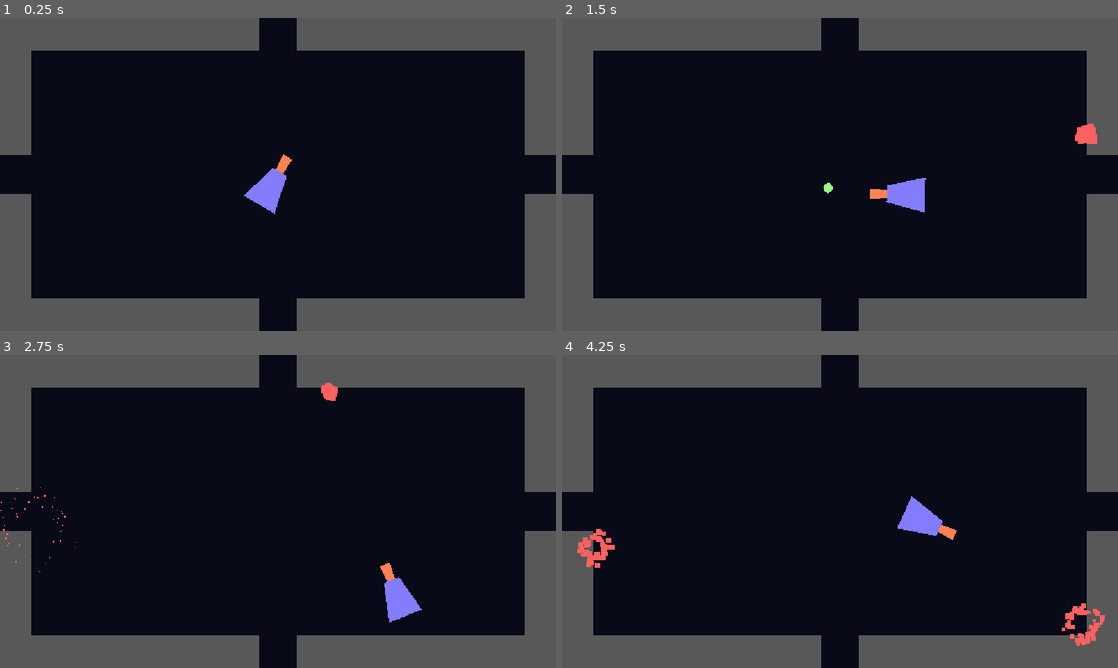
Above: before the commit, frames 1-4 (two rows, left to right).
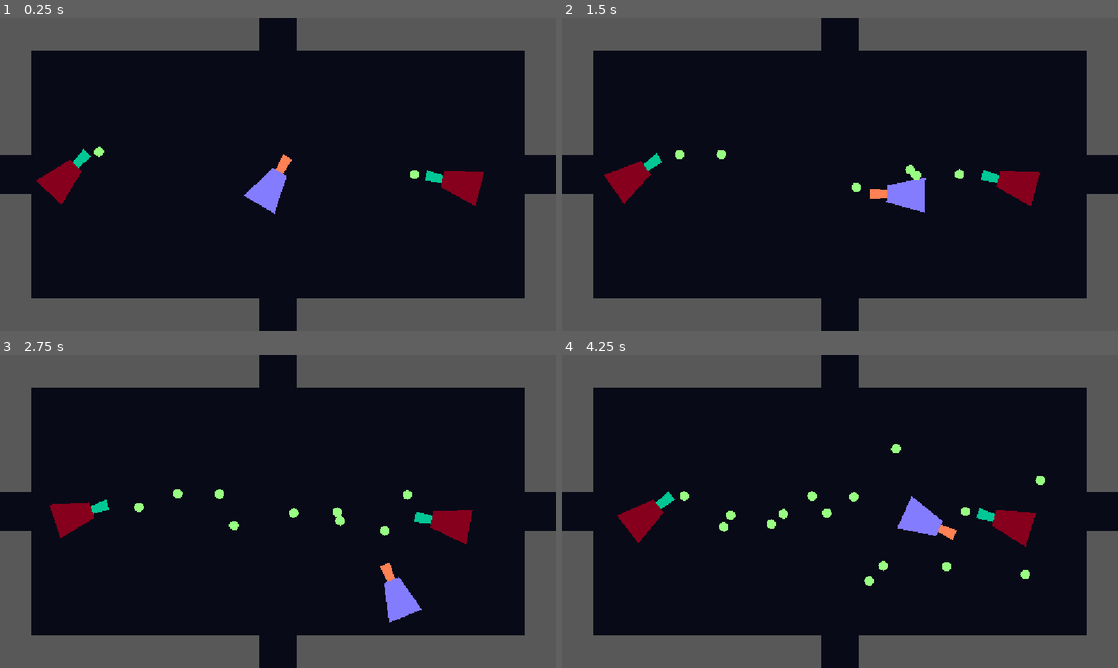
Above: after the commit, the same moments.

Repository: juansfierro/valentine-game-jam
Game: Godot game, scene res://scenes/game.tscn
The game is run twice, just before and just after one commit, with the same random seed, the same clock (stepped at 60 frames per second) and the same inputs.
Inputs (mouse positions are in pixels of both pictures, inside the frame that each line leads up to):
- Up to frame 1 (0.25 s): no input
- Up to frame 2 (1.5 s): move the mouse to (962, 158) at 0.52 s; hold D (right) 0.53-1.28 s; tap Space (shoot) at 0.6, 1.35 s; move the mouse to (728, 190) at 1.27 s; hold S (down) from 1.28 s (still down)
- Up to frame 3 (2.75 s): move the mouse to (333, 442) at 2.02 s; release S (down) at 2.03 s; hold D (right) from 2.03 s (still down); tap Space (shoot) at 2.1 s
- Up to frame 4 (4.25 s): move the mouse to (812, 574) at 2.77 s; release D (right) at 2.78 s; hold W (up) 2.78-3.53 s; tap Space (shoot) at 2.85, 3.6 s; move the mouse to (1006, 558) at 3.52 s; hold A (left) from 3.53 s (still down)

The runs differ from the first frame. In frame 1, 1.4% of the frame differs, in the area x 6-87%, y 41-60%; in frame 2, 1.8%; in frame 3, 1.9%; in frame 4, 2.7%, in the area x 2-98%, y 28-93%.

Commit message:
Changes to bullet class and enemy class. New Bugs: enemies get hit by their own bullets, problems with player tracking, enemies continue to shoot at the player after they have left the room (although maybe add functionality to room script so that it counts every enemy in the room and only activates the doors once every enemy has been killed.).

Diff:
--- a/project.godot
+++ b/project.godot
@@ -32,6 +32,7 @@
 enemies=""
 player=""
 alive="Entities with the \"health\" parameter"
+bullets=""
 
 [input]
 
--- a/scenes/bullet.tscn
+++ b/scenes/bullet.tscn
@@ -5,8 +5,9 @@
 [sub_resource type="CircleShape2D" id="CircleShape2D_0q07k"]
 radius = 10.0499
 
-[node name="Bullet" type="Area2D" unique_id=1282777845]
+[node name="Bullet" type="Area2D" unique_id=1282777845 groups=["bullets"]]
 script = ExtResource("1_r20t4")
+speed = 100
 
 [node name="CollisionShape2D" type="CollisionShape2D" parent="." unique_id=1316193860]
 shape = SubResource("CircleShape2D_0q07k")
@@ -18,7 +19,6 @@
 [node name="Timer" type="Timer" parent="." unique_id=1575749964]
 wait_time = 2.5
 one_shot = true
-autostart = true
 
 [connection signal="body_entered" from="." to="." method="_on_body_entered"]
 [connection signal="timeout" from="Timer" to="." method="_on_timer_timeout"]
--- a/scenes/enemy.tscn
+++ b/scenes/enemy.tscn
@@ -1,21 +1,38 @@
 [gd_scene format=3 uid="uid://d4ahy8qay06oi"]
 
 [ext_resource type="Script" uid="uid://dn7kyh4d487a3" path="res://scripts/enemy.gd" id="1_aonwj"]
+[ext_resource type="PackedScene" uid="uid://ctxhoyoq7noph" path="res://scenes/bullet.tscn" id="2_md0e3"]
 
-[sub_resource type="CircleShape2D" id="CircleShape2D_iluol"]
-radius = 11.0
+[sub_resource type="CapsuleShape2D" id="CapsuleShape2D_md0e3"]
+radius = 23.0
+height = 74.0
 
 [node name="Enemy" type="CharacterBody2D" unique_id=2112688769 groups=["alive", "enemies"]]
 script = ExtResource("1_aonwj")
+bullet_scene = ExtResource("2_md0e3")
+min_distance_from_player = 50.0
+max_distance_from_player = 200.0
+max_health = 100
+speed = 10
 
-[node name="Polygon2D" type="Polygon2D" parent="." unique_id=1341820869]
-position = Vector2(-3, 1)
-color = Color(1, 0.38, 0.38, 1)
-polygon = PackedVector2Array(-8, -22, -8, 18, 22, 0)
+[node name="shoot_timer" type="Timer" parent="." unique_id=501758705 groups=["bullets"]]
 
-[node name="CollisionShape2D" type="CollisionShape2D" parent="." unique_id=710838061]
-shape = SubResource("CircleShape2D_iluol")
+[node name="Polygon2D2" type="Polygon2D" parent="." unique_id=408790800]
+position = Vector2(-21, 4)
+color = Color(1.2513996e-06, 0.78606594, 0.5871862, 1)
+polygon = PackedVector2Array(10, -9, 88, -16, 88, 6, 10, 1)
 
-[node name="shoot_timer" type="Timer" parent="." unique_id=501758705]
+[node name="Polygon2D3" type="Polygon2D" parent="." unique_id=1191519395]
+position = Vector2(-49, 0)
+color = Color(0.5286644, 0, 0.122240506, 1)
+polygon = PackedVector2Array(1, -38, 1, 35, 81, 17, 81, -17)
+
+[node name="CollisionShape2D2" type="CollisionShape2D" parent="." unique_id=116788034]
+position = Vector2(-10, 0)
+rotation = 1.5708
+shape = SubResource("CapsuleShape2D_md0e3")
+
+[node name="ShootyPart" type="Node2D" parent="." unique_id=882404581]
+position = Vector2(72, 0)
 
 [connection signal="timeout" from="shoot_timer" to="." method="_on_shoot_timer_timeout"]
--- a/scenes/room.tscn
+++ b/scenes/room.tscn
@@ -2,6 +2,7 @@
 
 [ext_resource type="PackedScene" uid="uid://f43dpnooicpm" path="res://scenes/door.tscn" id="1_36trf"]
 [ext_resource type="Script" uid="uid://dg2vt5tbq5qk3" path="res://scripts/room.gd" id="1_ffxv4"]
+[ext_resource type="PackedScene" uid="uid://d4ahy8qay06oi" path="res://scenes/enemy.tscn" id="3_85yof"]
 
 [sub_resource type="RectangleShape2D" id="RectangleShape2D_f1tnb"]
 size = Vector2(1024, 512)
@@ -154,6 +155,12 @@
 position = Vector2(20, 0)
 shape = SubResource("RectangleShape2D_jxe34")
 
+[node name="Enemy" parent="." unique_id=2112688769 instance=ExtResource("3_85yof")]
+position = Vector2(950, 337)
+
+[node name="Enemy2" parent="." unique_id=2119784575 instance=ExtResource("3_85yof")]
+position = Vector2(133, 324)
+
 [connection signal="body_entered" from="player_detector" to="." method="_on_player_detector_body_entered"]
 
 [editable path="door_top"]
--- a/scripts/alive_class.gd
+++ b/scripts/alive_class.gd
@@ -4,14 +4,12 @@
 
 @export var max_health: int
 @export var speed: int
-@export var damage: int
 
 var current_health: int
 
-func _init(health: int = 100, spd: int = 50, dmg: int = 10) -> void:
+func _init(health: int = 100, spd: int = 50) -> void:
 	max_health = health
 	speed = spd
-	damage = dmg
 
 func _ready() -> void:
 	current_health = max_health
--- a/scripts/bullet.gd
+++ b/scripts/bullet.gd
@@ -4,31 +4,49 @@
 
 @export var damage: int
 @export var speed: int
+@export var pierce_count: int = 0 #How many enemies can one bullet go through, default none
+@export var lifetime: float = 4.0 #Seconds before the bullet is automatically unloaded
 
 var direction: Vector2
+var pierced_bodies: Array = [] #Tracks how many enemies have been pierced.
 var explosion_scene = preload("res://scenes/explosion.tscn")
 
-func _init(dmg: int = 100, spd: int = 10):
-	damage = dmg
-	speed = spd
+func _ready() -> void:
+	#Remember to add each new bullet to the bullet group.
+	var timer = Timer.new()
+	timer.one_shot = true
+	timer.wait_time = lifetime
+	timer.start()
 
-func _physics_process(_delta: float) -> void:
-	global_position += direction * speed
+func _physics_process(delta: float) -> void:
+	global_position += direction * speed * delta
 
 func _on_body_entered(body: Node2D) -> void:
+	if body in pierced_bodies:
+		return
+	if body.is_in_group("alive"):
+		on_hit_target(body)
+		pierced_bodies.append(body)
+
+		if pierced_bodies.size() > pierce_count:
+			on_destroyed()
+			queue_free()
+
+func on_hit_target(body: Node2D) -> void:
+	body.take_damage(damage)
+
+func on_destroyed() -> void:
+	#This function can be overrided to add custom destruction effects per enemy subclass.
 	explode()
-	queue_free()
-	if body.is_in_group("alive"):
-		body.take_damage(100)
 
 func explode() -> void:
 	var explosion = explosion_scene.instantiate()
 	explosion.global_position = global_position
 	explosion.emitting = true
 	explosion.lifetime = randf_range(0.5, 0.7)
-
-	$/root/Game.add_child(explosion)
+	get_tree().root.get_node("Game").add_child(explosion)
 
 func _on_timer_timeout() -> void:
+	on_destroyed()
+	queue_free()
 	print("Removed bullet")
-	queue_free()
--- a/scripts/enemy.gd
+++ b/scripts/enemy.gd
@@ -3,9 +3,11 @@
 class_name Enemy
 
 @export var bullet_scene: PackedScene #Assign Bullet Scene in inspector
-@export var shoot_interval: float #For shooting enemies, seconds between each shot fired
+@export var shoot_interval: float = 1.0 #For shooting enemies, seconds between each shot fired
 @export var min_distance_from_player: float #Minimum distance to keep from the Player
 @export var max_distance_from_player: float #Maximum distance to keep from the Player
+
+@onready var shooty_part = $ShootyPart
 
 var player: Node2D = null
 var is_awake: bool = false # Enemies are asleep by default
@@ -14,15 +16,19 @@
 
 #===================================
 
-func _init(health: int = 100, spd: int = 50, dmg: int = 10) -> void:
-	super._init(health, spd, dmg)
+func _init(health: int = 100, spd: int = 50) -> void:
+	super._init(health, spd)
 
 func _ready() -> void:
 	super._ready()
 	#Remember to add new enemies to the "enemies" group
 	player = get_tree().get_first_node_in_group("player")
 
+	shoot_timer = Timer.new()
 	shoot_timer.wait_time = shoot_interval
+	shoot_timer.one_shot = false
+	shoot_timer.timeout.connect(_on_shoot_timer_timeout)
+	add_child(shoot_timer)
 
 func wake_up() -> void: #wake up wake up wake up wake up wake up kawe up wake up wake up
 	is_awake = true
@@ -31,7 +37,7 @@
 func _physics_process(delta: float) -> void:
 	if not is_awake or not player:
 		return
-
+	look_at(player.global_position - global_position)
 	maintain_distance()
 
 	if can_shoot:
@@ -59,7 +65,7 @@
 
 	var bullet = bullet_scene.instantiate()
 	bullet.direction = (player.global_position - global_position).normalized()
-	bullet.global_position = global_position
+	bullet.global_position = shooty_part.global_position
 
 	get_tree().root.get_node("Game").add_child(bullet)
 
--- a/scripts/player.gd
+++ b/scripts/player.gd
@@ -6,8 +6,8 @@
 @onready var is_reloading = false
 @onready var shooty_part = $ShootyPart
 
-func _init(health: int = 100, spd: int = 200, dmg: int = 100.0):
-	super._init(health, spd, dmg)
+func _init(health: int = 100, spd: int = 200):
+	super._init(health, spd)
 
 func _physics_process(_delta: float) -> void:
 	look_at(get_global_mouse_position())
